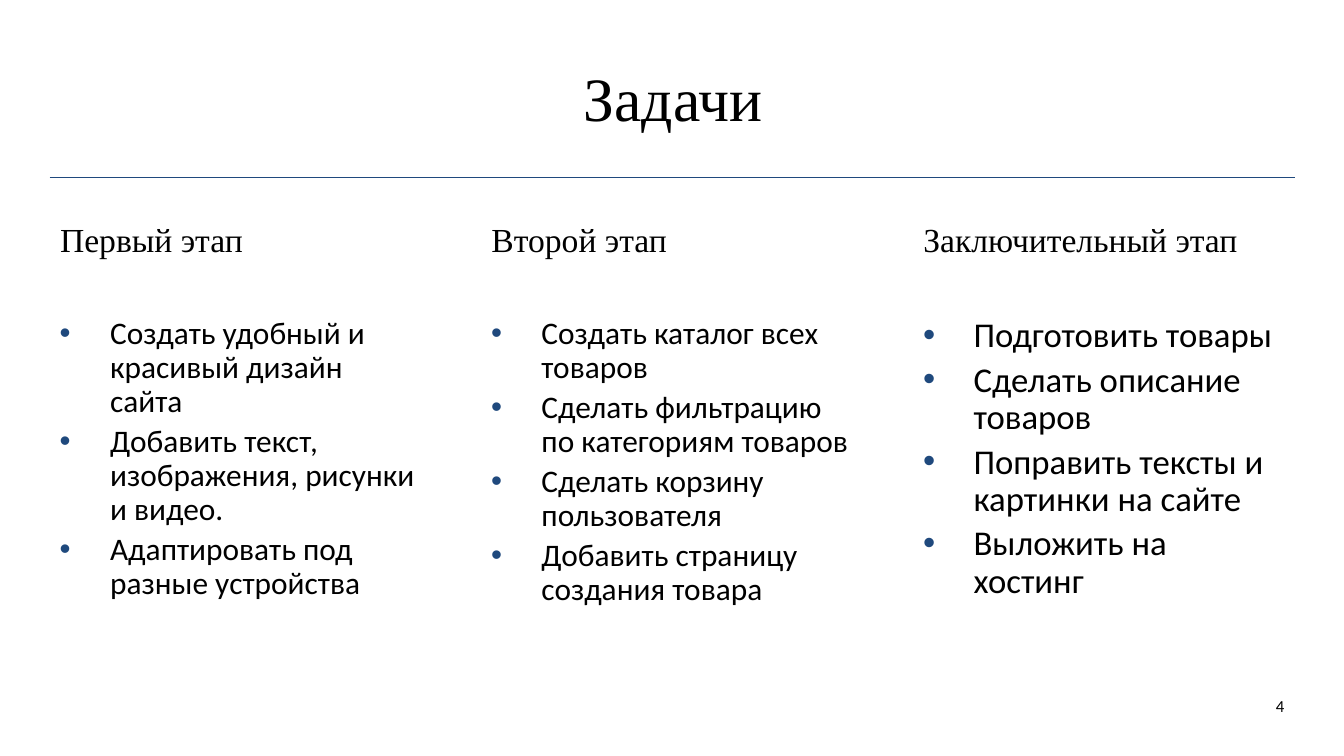
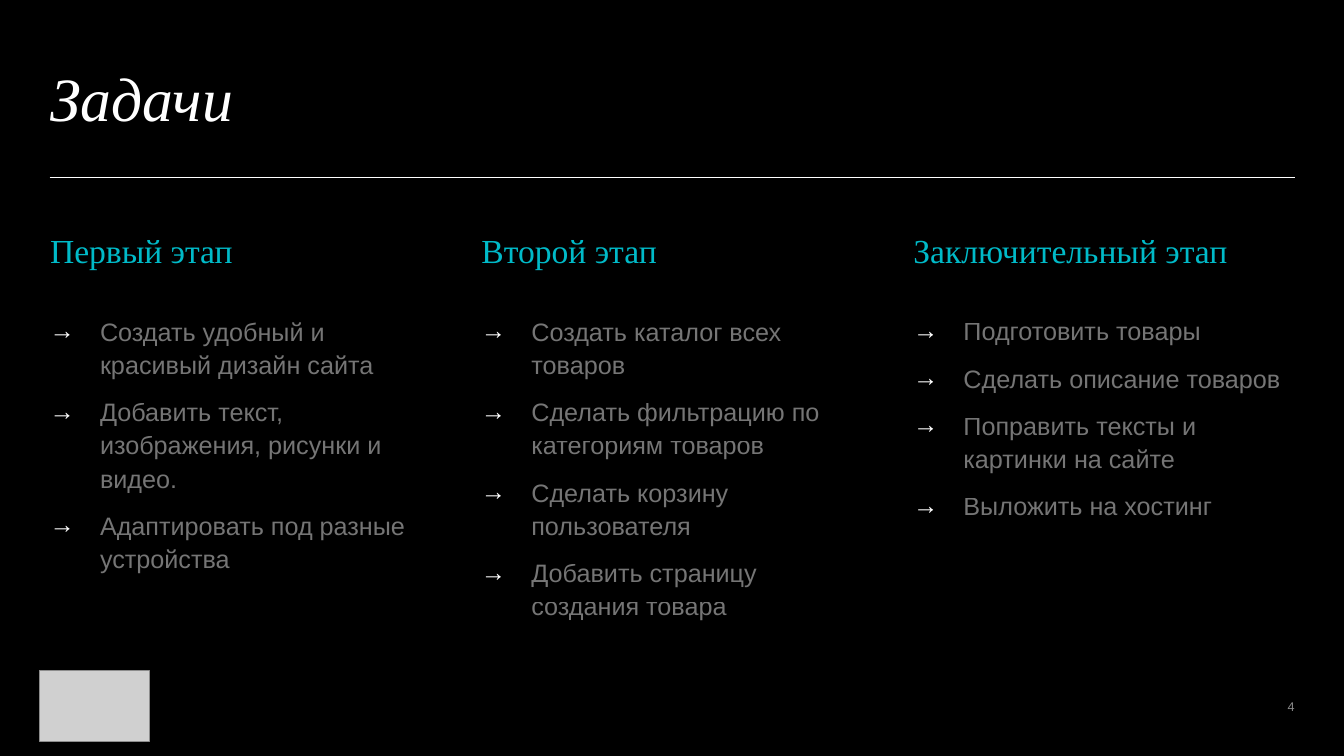
Before and after one commit to R1ccoon/Ip3s, a slide deck: slide 4 of not_site_files/pres.pptx. Drawn at 1344x756 pixels with LibreOffice and Linux fonts; fonts in the diff are those of the drawing; grey boxes stand for pictures. Boxes give left, top, right and bottom in pixels: in the first picture for what was removed or moved away, otherwise in the second. Text is boxed around its words. In the diff, an @@ line names an element or a change of style, - is before the commit and + after.

```diff
--- a/not_site_files/pres.pptx
+++ b/not_site_files/pres.pptx
@@ background #FFFFFF to #000000 @@
@@ title "Задачи" at (50, 78, 233, 122): text colour #000000 to #FFFFFF, italic on; alignment centre to left @@
@@ line (49, 177) - (1296, 177): stroke #1F497D 0.5 pt to #FFFFFF 0.5 pt @@
@@ text colour #000000 to #00BAC8; line spacing 1 to 1.4; more space between paragraphs in 3 elements at (50, 240, 233, 270), (481, 240, 657, 270), (913, 240, 1227, 264) @@
@@ text "Создать удобный и красивый дизайн ..." at (100, 322, 405, 573): size 22.4 to 18 pt, font Calibri to Arial, text colour #000000 to #FFFFFF at 46% opacity; bullet • to →; line spacing 0.9 to 1.1; more space between paragraphs; bullet colour #1F497D to #FFFFFF @@
@@ text "Создать каталог всех товаров" at (531, 323, 820, 620): size 22.4 to 18 pt, font Calibri to Arial, text colour #000000 to #FFFFFF at 46% opacity; bullet • to →; line spacing 0.9 to 1.1; more space between paragraphs; bullet colour #1F497D to #FFFFFF @@
@@ text "Подготовить товары" at (963, 323, 1281, 515): size 24.8 to 18 pt, font Calibri to Arial, text colour #000000 to #FFFFFF at 46% opacity; bullet • to →; line spacing 0.9 to 1.1; more space between paragraphs; bullet colour #1F497D to #FFFFFF @@
@@ picture added at (40, 670, 149, 742) @@
@@ page number at (1288, 702, 1295, 711): size 12 to 9 pt, font Calibri to Arial, text colour #000000 to #FFFFFF at 55% opacity @@
```
Also in this commit, not shown: 7 other slides changed, 1 slide added, 2 slides removed, 51 other files.
